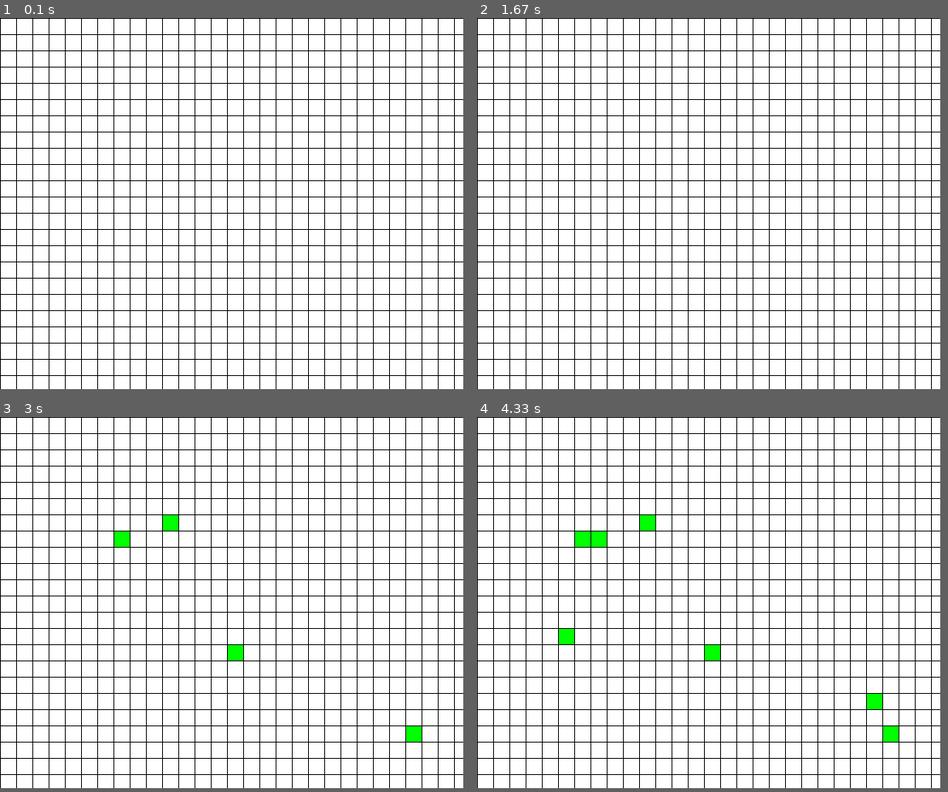
Above: before the commit, frames 1-4 (two rows, left to right).
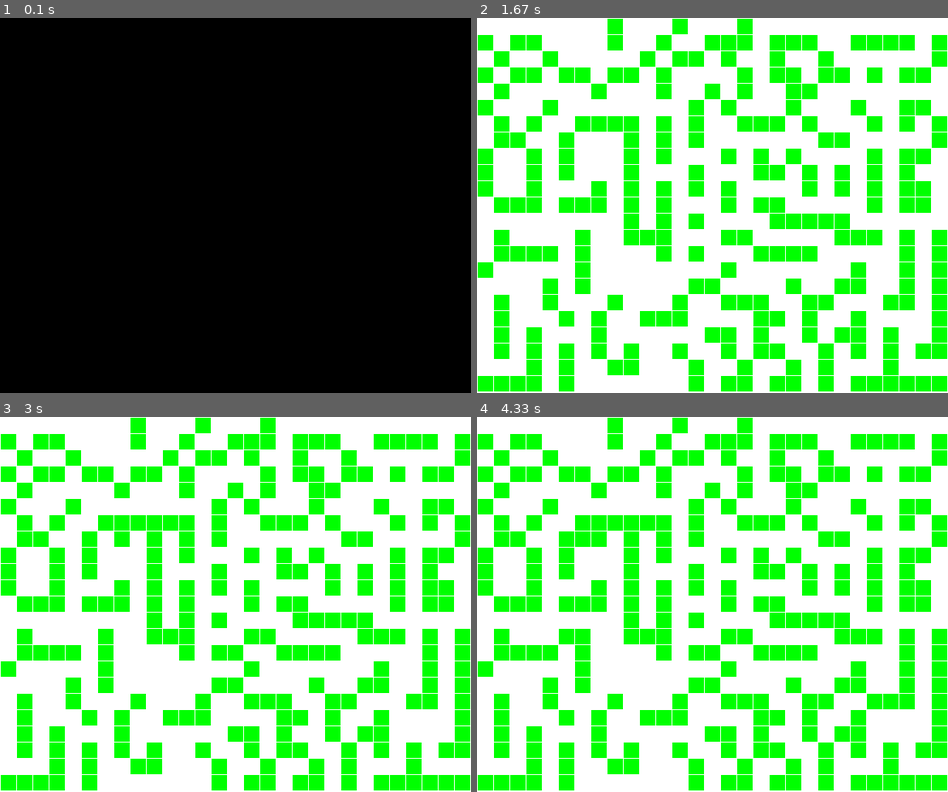
Above: after the commit, the same moments.

Repository: saubun/python-repo
Game: pygame game, started from src/gameOfLife.py
Same seed, same stepped clock (60 frames per second), same inputs: the game is played once before the commit and once after it.
Inputs (mouse positions are in pixels of both pictures, inside the frame that each line leads up to):
- Up to frame 1 (0.1 s): no input
- Up to frame 2 (1.67 s): tap Space at 0.33, 1.17 s; hold R 0.67-1.13 s; move the mouse to (886, 336) at 1.57 s
- Up to frame 3 (3 s): click (409, 735) at 1.7 s; move the mouse to (122, 529) at 1.97 s; click (122, 529) at 2.1 s; click (235, 649) at 2.5 s; click (169, 525) at 2.9 s
- Up to frame 4 (4.33 s): click (877, 702) at 3.3 s; move the mouse to (561, 642) at 3.57 s; click (561, 642) at 3.7 s; move the mouse to (575, 533) at 3.97 s; click (575, 533) at 4.1 s
The window is 600x480 before the commit and 610x485 after it. Grey fills any space a smaller window leaves; there, only what the larger window draws over its background counts as a difference.

The runs differ from the first frame. In frame 1, 88% of the frame differs, in the area x 0-99%, y 0-99%; in frame 2, 43%; in frame 3, 43%; in frame 4, 43%.

Commit message:
conways game of life :3

Diff:
--- a/src/gameOfLife.py
+++ b/src/gameOfLife.py
@@ -1,8 +1,9 @@
 import pygame
+import numpy as np
 
-WIDTH = 600
-HEIGHT = 480
-FPS = 60
+WIDTH = 610
+HEIGHT = 485
+FPS = 10
 
 WHITE = (255, 255, 255)
 BLACK = (0, 0, 0)
@@ -25,7 +26,6 @@
     def __init__(self, pos: pygame.Vector2, value: int):
         self.pos = pygame.Vector2(pos)
         self.value = value
-        self.neighbors = []
 
     def draw(self):
         '''Draw a cell with the given parameters'''
@@ -41,72 +41,68 @@
         )
         pygame.draw.rect(screen, self.color, rect)
 
-    def checkNeighbors(self, cells, i: int, j: int):
-        '''Checks neighboring cells in a very ugly way'''
-
-        # Starts at top left
-        try:
-            self.neighbors.append(cells[i-1][j-1])
-        except IndexError:
-            pass
-        try:
-            self.neighbors.append(cells[i-1][j])
-        except IndexError:
-            pass
-        try:
-            self.neighbors.append(cells[i-1][j+1])
-        except IndexError:
-            pass
-        try:
-            self.neighbors.append(cells[i][j-1])
-        except IndexError:
-            pass
-        try:
-            self.neighbors.append(cells[i][j+1])
-        except IndexError:
-            pass
-        try:
-            self.neighbors.append(cells[i+1][j-1])
-        except IndexError:
-            pass
-        try:
-            self.neighbors.append(cells[i+1][j])
-        except IndexError:
-            pass
-        try:
-            self.neighbors.append(cells[i+1][j+1])
-        except IndexError:
-            pass
-
 
 class Grid:
     '''An object for the grid itself'''
 
     def __init__(self):
-        self.rows = 23
-        self.cols = 29
+        self.rows = HEIGHT // (CELLSIZE + MARGIN)
+        self.cols = WIDTH // (CELLSIZE + MARGIN)
         self.cells = []
+        self.newCells = []
+        self.generation = 0
 
         for x in range(self.cols):
             self.cells.append([])
             for y in range(self.rows):
-                self.cells[x].append(Cell((x, y), 0))
+                self.cells[x].append(Cell((x, y), np.random.randint(0, 2)))
 
         self.gameStarted = False
 
     def update(self):
         '''Update grid state'''
+        self.generation += 1
+
+        # Draw all cells
         for x in range(self.cols):
             for y in range(self.rows):
-
-                # Draw all cells
                 self.cells[x][y].draw()
 
-                # Main game
+        self.newCells = self.cells
+
+        # Main game
+        for x in range(self.cols):
+            for y in range(self.rows):
                 if self.gameStarted:
-                    self.cells[x][y].checkNeighbors(self.cells, x, y)
-                    if self.cells[x][y].value == 1:
-                        self.cells[x][y].neighbors[0].value = 1
+
+                    # Get neighbors and current cell state
+                    sum = self.getAliveNeighborCount(x, y)
+                    state = self.cells[x][y].value
+
+                    # Game rules
+                    if state == 0 and sum == 3:
+                        self.newCells[x][y].value = 1
+                    elif state == 1 and (sum < 2 or sum > 3):
+                        self.newCells[x][y].value = 0
+                    else:
+                        self.newCells[x][y].value = state
+
+        self.cells = self.newCells
+
+    def getAliveNeighborCount(self, x, y) -> int:
+        '''Get the amount neighboring alive cells from the cell
+           of the passed in x and y values'''
+        sum = 0
+
+        # Add all the neighbors
+        for i in range(-1, 2):
+            for j in range(-1, 2):
+                try:
+                    sum += self.cells[x+i][y+j].value
+                except IndexError:
+                    pass
+
+        return sum
 
 
 def main():
@@ -127,6 +123,12 @@
                     for x in range(grid.cols):
                         for y in range(grid.rows):
                             grid.cells[x][y].value = 0
+
+                # Fill cells randomly
+                if event.key == pygame.K_r:
+                    for x in range(grid.cols):
+                        for y in range(grid.rows):
+                            grid.cells[x][y].value = np.random.randint(0, 2)
 
                 # Allow toggling whether the simulation is active or not
                 if event.key == pygame.K_SPACE:
@@ -149,7 +151,7 @@
                         grid.cells[row][col].value = 0
 
         # Reset display
-        screen.fill(BLACK)
+        screen.fill(WHITE)
 
         # Render and update grid
         grid.update()
